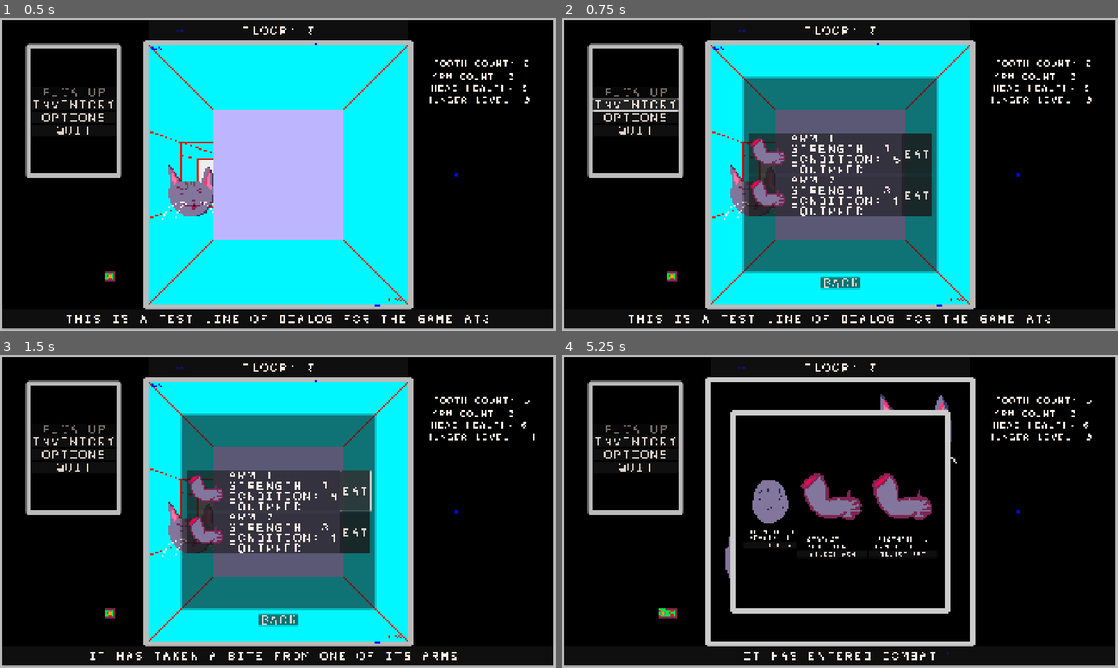
Above: before the commit, frames 1-4 (two rows, left to right).
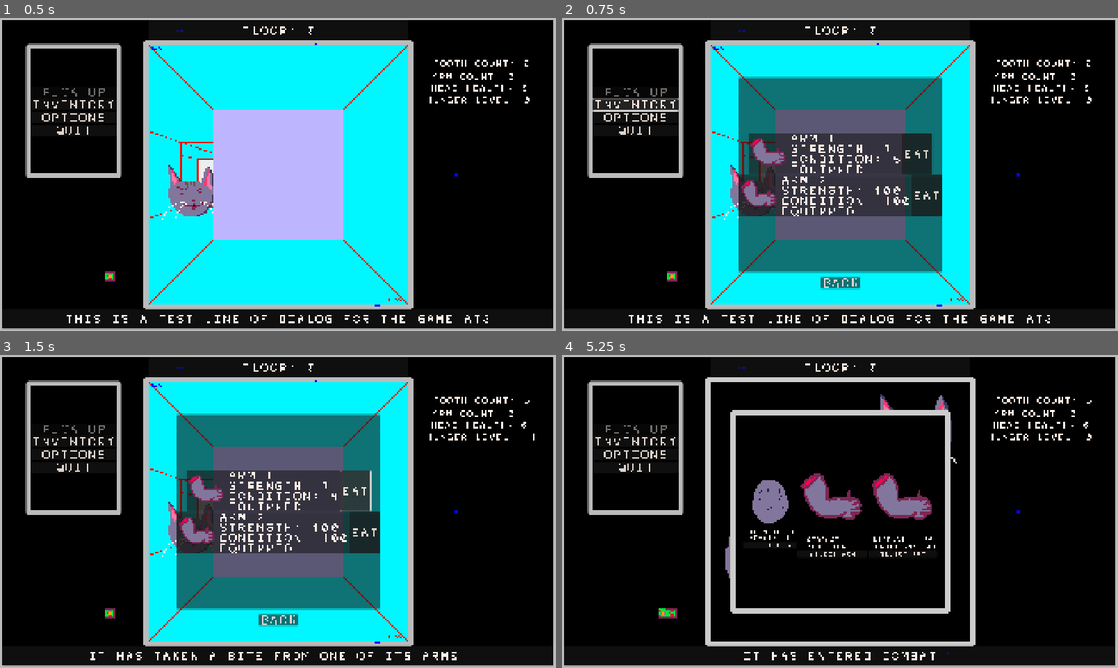
Above: after the commit, the same moments.

Repository: sym-z/arm-to-the-teeth
Game: Godot game, scene res://scenes/testing_level/testing_level.tscn
Two runs of this game, one before a commit and one after it. Both use one fixed random seed, a clock stepped at 60 frames per second and the inputs below. The project has no main scene, so this scene is started directly.
Inputs (mouse positions are in pixels of both pictures, inside the frame that each line leads up to):
- Up to frame 1 (0.5 s): no input
- Up to frame 2 (0.75 s): click "INVENTORY" at 0.5 s
- Up to frame 3 (1.5 s): click "EAT" at 1.25 s
- Up to frame 4 (5.25 s): click "BACK" at 2 s; click "OPTIONS" at 2.75 s; move the mouse to (962, 495) at 3.52 s; hold D (turn_right) 3.53-4.28 s; click (962, 495) at 3.67 s; move the mouse to (728, 527) at 4.27 s; hold S (move_back) 4.28-5 s; click "ATTACK" at 5 s

Frame 1 is identical in both runs. In frame 2, 2.3% of the frame differs, in the area x 31-69%, y 18-82%; in frame 3, 2.3%; in frame 4, less than 0.1%.

Commit message:
Player can kill an enemy and resume exploration.

Diff:
--- a/src/prefabs/player/player.gd
+++ b/src/prefabs/player/player.gd
@@ -54,8 +54,8 @@
 	arm_inventory.append(starting_arm)
 	if Globals.debug_combat:
 		var power_arm : Arm = Arm.new()
-		power_arm.strength = 3
-		power_arm.condition = 1
+		power_arm.strength = 100
+		power_arm.condition = 100
 		power_arm.equipped = true
 		arm_count += 1
 		arm_inventory.append(power_arm)
@@ -198,12 +198,11 @@
 				map.arm_atlas.erase(position)
 				map.make_cell_empty(curr_cell)
 				item_picked_up.emit()
-				if Globals.verbose_console == true:
-					print("PICKED UP ARM! PLAYER NOW HOLDS ", arm_count, " ARMS!")
 				Log.add_log_message("PICKED UP ARM! IT NOW HOLDS " + str(arm_count) + " ARMS!")
 				if Globals.verbose_console == true:
 					debug_print_inventory()
-				map.print_arm_atlas()
+					map.print_arm_atlas()
+					print("PICKED UP ARM! PLAYER NOW HOLDS ", arm_count, " ARMS!")
 			else:
 				# When the player has 2 arms equipped already. To let the player hold arms that are unequipped, add code here.
 				# For now, I am only allowing 2 arms to be picked up.
--- a/src/prefabs/ui/combat_viewport/combat_viewport.gd
+++ b/src/prefabs/ui/combat_viewport/combat_viewport.gd
@@ -4,6 +4,9 @@
 var player : Node
 var map : Node
 var opponent : Enemy
+var combat_location : Vector2i
+var player_dead : bool = false
+var enemy_dead : bool = false
 
 
 @export_category("Main Dialog Box")
@@ -53,18 +56,16 @@
 	pass
 
 func begin_combat(e : Enemy, loc : Vector2i):
-	Log.add_log_message("IT HAS ENTERED COMBAT")
-	visible = true
-	#change_arm_select_vis(false)
-	#change_att_die_roller_vis(false)
-	#change_player_damage_selection_vis(false)
-	#change_attack_run_vis(true)
-	show_player_turn_start()
 	if Globals.verbose_console == true:
 		print("COMBAT BEGAN WITH ")
 		e.debug_print()
 		print("AT ", loc)
+	Log.add_log_message("IT HAS ENTERED COMBAT")
+	visible = true
+	enemy_dead = false
+	show_player_turn_start()
 	opponent = e
+	combat_location = loc
 	refresh_temp_labels()
 	if e.anim != null:
 		enemy_anim.sprite_frames = e.anim
@@ -122,8 +123,8 @@
 		att_die_roller.set_die(1,20,opponent.difficulty_class)
 	else:
 		# Impossible roll to test arm getting hurt
-		#att_die_roller.set_die(1,20,20)
-		att_die_roller.set_die(1,20,opponent.difficulty_class)
+		att_die_roller.set_die(1,20,1)
+		#att_die_roller.set_die(1,20,opponent.difficulty_class)
 	#TODO: SET LABEL TO SHOW DIFFICULTY CLASS
 func attacking_head_selected(h : Head):
 	## Step 2b: Using the stats of the head, let the player roll a die to attempt to hit the monster
@@ -207,24 +208,25 @@
 #region Enemy's Turn
 # Enemy rolls to attempt to attack player
 func enemy_attack_roll():
-	# Hide player's die roll screen
-	change_att_die_roller_vis(false)
-	# Player's DC is dependent on head health.
-	var enemy_attack_roll = randi_range(1,20)
-	if Globals.debug_combat == true:
-		#enemy_attack_roll = 1
-		pass
-	if enemy_attack_roll < player.head.health:
-		# Enemy Miss
-		Log.add_log_message("THE ENEMY WENT FOR AN ATTACK, BUT MISSED!")
-		#TODO: BACK TO ATTACK/RUN CHOICE AFTER TIMER
-		create_timer(3.5, show_player_turn_start)
-	else:
-		# Enemy Hit
-		#TODO: Possibly extra damage for high roll?
-		Log.add_log_message("THE ENEMY'S ATTACK HITS!")
-		#TODO: Later this could be attached to the enemy's attack animation as well
-		create_timer(3.5, player_damage_selection)
+	if enemy_dead == false:
+		# Hide player's die roll screen
+		change_att_die_roller_vis(false)
+		# Player's DC is dependent on head health.
+		var enemy_attack_roll = randi_range(1,20)
+		if Globals.debug_combat == true:
+			#enemy_attack_roll = 1
+			pass
+		if enemy_attack_roll < player.head.health:
+			# Enemy Miss
+			Log.add_log_message("THE ENEMY WENT FOR AN ATTACK, BUT MISSED!")
+			#TODO: BACK TO ATTACK/RUN CHOICE AFTER TIMER
+			create_timer(3.5, show_player_turn_start)
+		else:
+			# Enemy Hit
+			#TODO: Possibly extra damage for high roll?
+			Log.add_log_message("THE ENEMY'S ATTACK HITS!")
+			#TODO: Later this could be attached to the enemy's attack animation as well
+			create_timer(3.5, player_damage_selection)
 
 ## Player decides what body part receives damage
 func player_damage_selection():
@@ -280,15 +282,31 @@
 	if player.head.health <= 0:
 		if Globals.verbose_console == true:
 			print("PLAYER HAS DIED")
+		player_dead = true
 		Log.add_log_message("IT HAS PERISHED.")
 
-	pass
 func check_enemy_death():
 	if opponent.curr_health <= 0:
+		Log.add_log_message("IT HAS VANQUISHED THE ENEMY.")
+		# Set flag
+		enemy_dead = true
+		# Hide combat viewport
+		visible = false
+		# Get cell that combat is taking place in
+		var map_cell : Cell = map.world_map[combat_location]
+		# Remove enemy from map's atlas at combat_location
+		map.enemy_atlas.erase(combat_location)
+		# Make the cell empty at that location
+		map.make_cell_empty(map_cell)
+		# This signal tells the viewport to refresh, tells the UI that the cell is empty, and tells the minimap to get rid of the icon at this location.
+		player.item_picked_up.emit()
+		# Allow the player to move
+		player.in_combat = false
 		if Globals.verbose_console == true:
 			print("ENEMY KILLED")
-		Log.add_log_message("IT HAS VANQUISHED THE ENEMY.")
-	pass
+			map.print_enemy_atlas()
+			print("THERE ARE NOW ", map.enemy_atlas.keys().size(), " ENEMIES LEFT.")
+
 #endregion
 #endregion
 #region Group Visibility Switching Functions
Not shown, changed: docs/DEVLOG.md
Not shown, changed: docs/TODO.md
